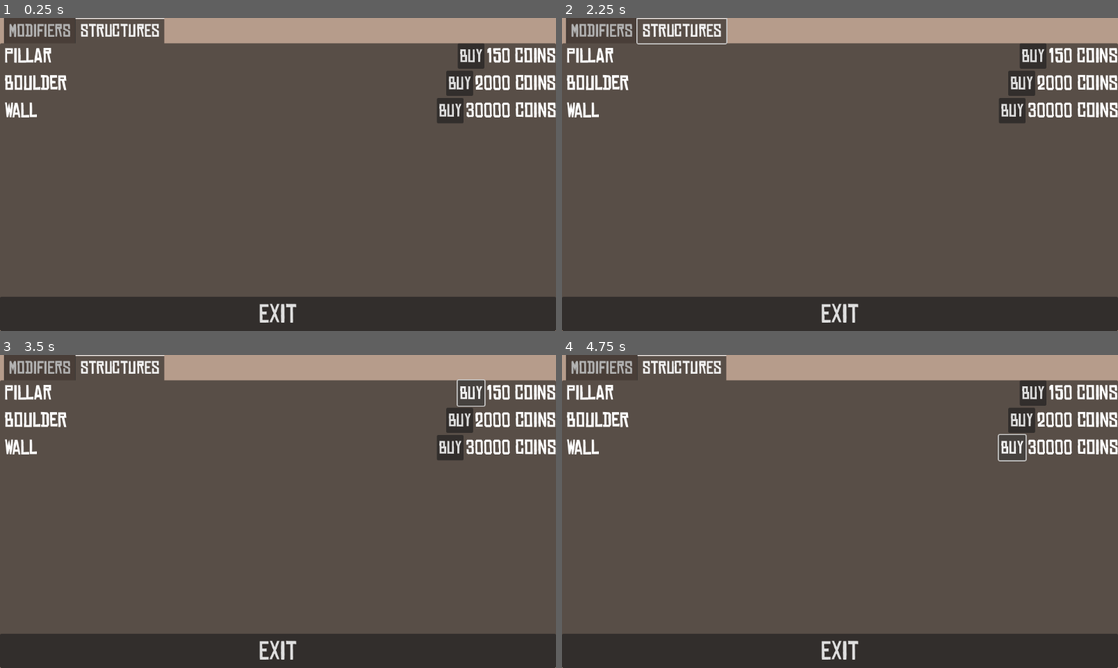
Above: before the commit, frames 1-4 (two rows, left to right).
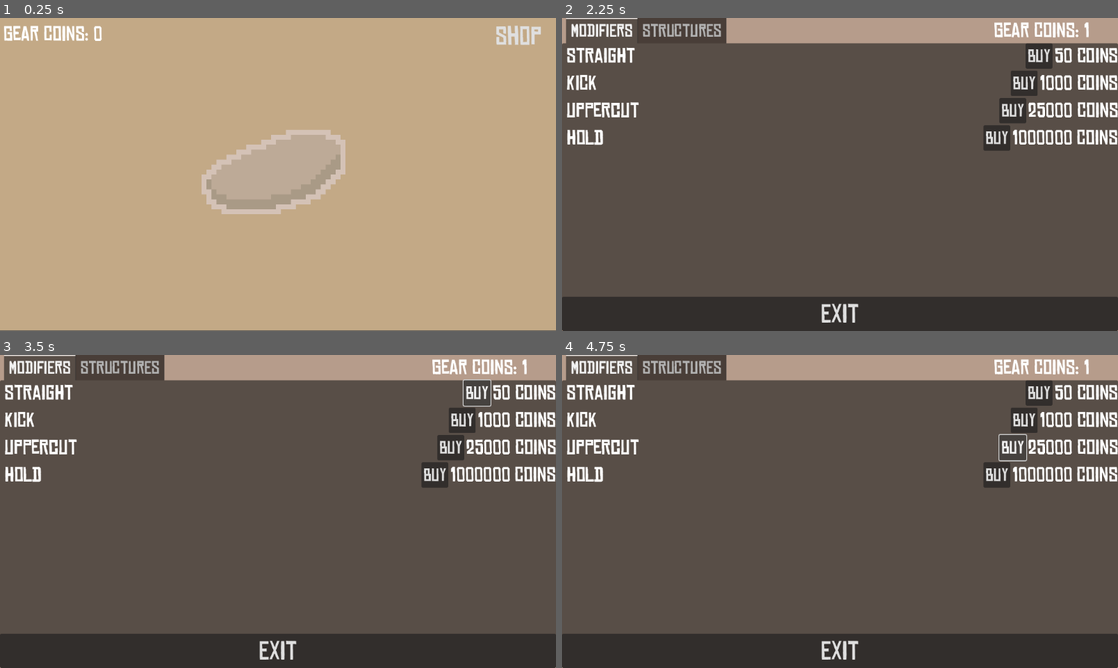
Above: after the commit, the same moments.

Repository: Warladd/Rockle
Game: Godot game, scene res://scenes/screens/prototype.tscn
Same seed, same stepped clock (60 frames per second), same inputs: the game is played once before the commit and once after it.
Inputs (mouse positions are in pixels of both pictures, inside the frame that each line leads up to):
- Up to frame 1 (0.25 s): no input
- Up to frame 2 (2.25 s): click (1034, 55) at 0.5 s, where only the run before the commit has a clickable "Buy"; click (840, 168) at 1.25 s; click "Shop" at 2 s
- Up to frame 3 (3.5 s): click "Buy" at 2.75 s
- Up to frame 4 (4.75 s): click "Buy" at 3.5 s; click "Buy" at 4.25 s

The runs differ from the first frame. In frame 1, 95% of the frame differs, in the area x 0-100%, y 0-100%; in frame 2, 4.5%; in frame 3, 4.4%; in frame 4, 4.5%.
Error before the commit: Parse Error: Value of type "String" cannot be assigned to a variable of type "Texture2D". (res://scripts/main.gd:103)

Commit message:
finished prototype!
Added art, made pressing a button do cool animation, added save system.
Next I'm going to add randomized sparks when clicking on the rock and sfx.

Diff:
--- a/project.godot
+++ b/project.godot
@@ -15,12 +15,24 @@
 config/features=PackedStringArray("4.2", "Mobile")
 config/icon="res://icon.svg"
 
+[autoload]
+
+SaveSystem="*res://scripts/savesystem.gd"
+
 [display]
 
 window/size/viewport_width=1120
 window/size/viewport_height=630
 window/stretch/mode="viewport"
 
+[input]
+
+esc={
+"deadzone": 0.5,
+"events": [Object(InputEventKey,"resource_local_to_scene":false,"resource_name":"","device":-1,"window_id":0,"alt_pressed":false,"shift_pressed":false,"ctrl_pressed":false,"meta_pressed":false,"pressed":false,"keycode":0,"physical_keycode":4194305,"key_label":0,"unicode":0,"echo":false,"script":null)
+]
+}
+
 [rendering]
 
 textures/canvas_textures/default_texture_filter=0
--- a/scenes/screens/prototype.tscn
+++ b/scenes/screens/prototype.tscn
@@ -1,15 +1,17 @@
-[gd_scene load_steps=6 format=3 uid="uid://dtw6obm6lmpng"]
+[gd_scene load_steps=7 format=3 uid="uid://dtw6obm6lmpng"]
 
 [ext_resource type="Script" path="res://scripts/main.gd" id="1_p6lbv"]
 [ext_resource type="FontFile" uid="uid://duatcmyng8p2d" path="res://assets/fonts/chinese rocks rg.otf" id="2_ag7yq"]
 [ext_resource type="LabelSettings" uid="uid://xd8rgjv5gtlp" path="res://resources/standard_label_settings.tres" id="2_eh6vp"]
-[ext_resource type="Texture2D" uid="uid://blq6w0xknc3ma" path="res://assets/structures/disk.png" id="4_4vul1"]
-[ext_resource type="Texture2D" uid="uid://c3ciqui60acws" path="res://assets/structures/disk_bigger.png" id="5_hf221"]
-
-[node name="Prototype" type="Node2D" node_paths=PackedStringArray("gear_label", "shop", "shop_button", "straight_label", "kick_label", "uppercut_label", "hold_label", "click_button")]
+[ext_resource type="Texture2D" uid="uid://blq6w0xknc3ma" path="res://assets/structures/normal/disk.png" id="4_4vul1"]
+[ext_resource type="Texture2D" uid="uid://dboukh73baip7" path="res://assets/structures/click/disk_click.png" id="5_14ibi"]
+[ext_resource type="Texture2D" uid="uid://c3ciqui60acws" path="res://assets/structures/hover/disk_bigger.png" id="5_hf221"]
+
+[node name="Prototype" type="Node2D" node_paths=PackedStringArray("gear_label", "shop_label_1", "shop_label_2", "shop", "shop_button", "straight_label", "kick_label", "uppercut_label", "hold_label", "click_button", "disk_button", "pillar_button", "boulder_button", "wall_button")]
 script = ExtResource("1_p6lbv")
-gear_coins = null
 gear_label = NodePath("Label")
+shop_label_1 = NodePath("Shop/TabContainer/Modifiers/Label")
+shop_label_2 = NodePath("Shop/TabContainer/Structures/Label2")
 shop = NodePath("Shop")
 shop_button = NodePath("ShopButton")
 straight_label = NodePath("Shop/TabContainer/Modifiers/VBoxContainer/HBoxContainer/Label2")
@@ -17,6 +19,10 @@
 uppercut_label = NodePath("Shop/TabContainer/Modifiers/VBoxContainer/HBoxContainer3/Label2")
 hold_label = NodePath("Shop/TabContainer/Modifiers/VBoxContainer/HBoxContainer4/Label2")
 click_button = NodePath("TextureButton")
+disk_button = NodePath("Shop/TabContainer/Structures/VBoxContainer/HBoxContainer4/diskartonlineButton")
+pillar_button = NodePath("Shop/TabContainer/Structures/VBoxContainer/HBoxContainer/PillartButton")
+boulder_button = NodePath("Shop/TabContainer/Structures/VBoxContainer/HBoxContainer2/BoulderButton")
+wall_button = NodePath("Shop/TabContainer/Structures/VBoxContainer/HBoxContainer3/WallButton")
 
 [node name="ColorRect" type="ColorRect" parent="."]
 anchors_preset = 15
@@ -25,13 +31,14 @@
 offset_left = -3.0
 offset_top = -1.0
 offset_right = 1094.0
-offset_bottom = 585.0
+offset_bottom = 587.0
 grow_horizontal = 2
 grow_vertical = 2
 scale = Vector2(1.02328, 1.07143)
 color = Color(0.763402, 0.662191, 0.524054, 1)
 
 [node name="Shop" type="CanvasLayer" parent="."]
+visible = false
 
 [node name="ColorRect" type="ColorRect" parent="Shop"]
 anchors_preset = 15
@@ -51,12 +58,19 @@
 size_flags_vertical = 3
 theme_override_fonts/font = ExtResource("2_ag7yq")
 theme_override_font_sizes/font_size = 35
-current_tab = 1
 
 [node name="Modifiers" type="TabBar" parent="Shop/TabContainer"]
-visible = false
-layout_mode = 2
-theme_override_fonts/font = ExtResource("2_ag7yq")
+layout_mode = 2
+theme_override_fonts/font = ExtResource("2_ag7yq")
+
+[node name="Label" type="Label" parent="Shop/TabContainer/Modifiers"]
+layout_mode = 2
+offset_left = 870.0
+offset_top = -50.0
+offset_right = 1069.0
+offset_bottom = -2.0
+text = "Gear Coins: 0"
+label_settings = ExtResource("2_eh6vp")
 
 [node name="VBoxContainer" type="VBoxContainer" parent="Shop/TabContainer/Modifiers"]
 layout_mode = 1
@@ -167,8 +181,18 @@
 text = "Exit"
 
 [node name="Structures" type="TabBar" parent="Shop/TabContainer"]
-layout_mode = 2
-theme_override_fonts/font = ExtResource("2_ag7yq")
+visible = false
+layout_mode = 2
+theme_override_fonts/font = ExtResource("2_ag7yq")
+
+[node name="Label2" type="Label" parent="Shop/TabContainer/Structures"]
+layout_mode = 2
+offset_left = 870.0
+offset_top = -51.0
+offset_right = 1069.0
+offset_bottom = -3.0
+text = "Gear Coins: 0"
+label_settings = ExtResource("2_eh6vp")
 
 [node name="VBoxContainer" type="VBoxContainer" parent="Shop/TabContainer/Structures"]
 layout_mode = 1
@@ -177,6 +201,33 @@
 anchor_bottom = 1.0
 grow_horizontal = 2
 grow_vertical = 2
+
+[node name="HBoxContainer4" type="HBoxContainer" parent="Shop/TabContainer/Structures/VBoxContainer"]
+layout_mode = 2
+size_flags_vertical = 0
+
+[node name="Label" type="Label" parent="Shop/TabContainer/Structures/VBoxContainer/HBoxContainer4"]
+layout_mode = 2
+size_flags_horizontal = 3
+theme_override_colors/font_color = Color(0.180005, 0.180005, 0.180005, 1)
+text = " Disk"
+label_settings = ExtResource("2_eh6vp")
+
+[node name="diskartonlineButton" type="Button" parent="Shop/TabContainer/Structures/VBoxContainer/HBoxContainer4"]
+layout_mode = 2
+size_flags_horizontal = 8
+theme_override_fonts/font = ExtResource("2_ag7yq")
+theme_override_font_sizes/font_size = 35
+text = "Use"
+
+[node name="Label2" type="Label" parent="Shop/TabContainer/Structures/VBoxContainer/HBoxContainer4"]
+visible = false
+layout_mode = 2
+size_flags_horizontal = 8
+text = "150 Coins"
+label_settings = ExtResource("2_eh6vp")
+horizontal_alignment = 2
+vertical_alignment = 1
 
 [node name="HBoxContainer" type="HBoxContainer" parent="Shop/TabContainer/Structures/VBoxContainer"]
 layout_mode = 2
@@ -278,6 +329,7 @@
 grow_vertical = 2
 scale = Vector2(2.5, 2.5)
 texture_normal = ExtResource("4_4vul1")
+texture_pressed = ExtResource("5_14ibi")
 texture_hover = ExtResource("5_hf221")
 stretch_mode = 3
 
@@ -294,14 +346,27 @@
 text = "Shop"
 flat = true
 
+[node name="StructureTimer" type="Timer" parent="."]
+wait_time = 0.5
+autostart = true
+
+[node name="SaveTimer" type="Timer" parent="."]
+wait_time = 60.0
+autostart = true
+
 [connection signal="pressed" from="Shop/TabContainer/Modifiers/VBoxContainer/HBoxContainer/StraightButton" to="." method="_on_straight_button_pressed"]
 [connection signal="pressed" from="Shop/TabContainer/Modifiers/VBoxContainer/HBoxContainer2/KickButton" to="." method="_on_kick_button_pressed"]
 [connection signal="pressed" from="Shop/TabContainer/Modifiers/VBoxContainer/HBoxContainer3/UppercutButton" to="." method="_on_uppercut_button_pressed"]
 [connection signal="pressed" from="Shop/TabContainer/Modifiers/VBoxContainer/HBoxContainer4/HoldButton" to="." method="_on_hold_button_pressed"]
 [connection signal="pressed" from="Shop/TabContainer/Modifiers/VBoxContainer/ExitShopButton" to="." method="_on_exit_shop_button_pressed"]
+[connection signal="pressed" from="Shop/TabContainer/Structures/VBoxContainer/HBoxContainer4/diskartonlineButton" to="." method="_on_diskartonline_button_pressed"]
 [connection signal="pressed" from="Shop/TabContainer/Structures/VBoxContainer/HBoxContainer/PillartButton" to="." method="_on_pillart_button_pressed"]
+[connection signal="pressed" from="Shop/TabContainer/Structures/VBoxContainer/HBoxContainer2/BoulderButton" to="." method="_on_boulder_button_pressed"]
+[connection signal="pressed" from="Shop/TabContainer/Structures/VBoxContainer/HBoxContainer3/WallButton" to="." method="_on_wall_button_pressed"]
 [connection signal="pressed" from="Shop/TabContainer/Structures/VBoxContainer/ExitShopButton" to="." method="_on_exit_shop_button_pressed"]
 [connection signal="focus_entered" from="TextureButton" to="." method="_on_texture_button_focus_entered"]
 [connection signal="focus_exited" from="TextureButton" to="." method="_on_texture_button_focus_exited"]
 [connection signal="pressed" from="TextureButton" to="." method="_on_texture_button_pressed"]
 [connection signal="pressed" from="ShopButton" to="." method="_on_button_pressed"]
+[connection signal="timeout" from="StructureTimer" to="." method="_on_structure_timer_timeout"]
+[connection signal="timeout" from="SaveTimer" to="." method="_on_save_timer_timeout"]
--- a/scripts/main.gd
+++ b/scripts/main.gd
@@ -1,8 +1,9 @@
 extends Node2D
-@export var gear_coins : int = 0
-var gear_amount : int = 1
+var constant_gears : int = 0
 @export_group("Nodes")
 @export var gear_label : Label
+@export var shop_label_1 : Label
+@export var shop_label_2 : Label
 @export var shop : CanvasLayer
 @export var shop_button : Button
 @export var straight_label : Label
@@ -10,95 +11,209 @@
 @export var uppercut_label : Label
 @export var hold_label : Label
 @export var click_button : TextureButton
-
-# Modifiers
-var straight : int = 0
-var kick : int = 0
-var upper : int = 0
-var hold : int = 0
-
-# Structure
-var structure = "disk"
-
-# Cost
-var straight_cost : int = 5
-var kick_cost : int = 100
-var upper_cost : int = 1000
-var hold_cost : int = 25000
-
-var pillar_cost : int = 150
-var boulder_cost : int = 2000
-var wall_cost : int = 30000
+@export var disk_button : Button
+@export var pillar_button : Button
+@export var pillar_label : Label
+@export var boulder_button : Button
+@export var boulder_label : Label
+@export var wall_button : Button
+@export var wall_label : Label
 
 # Called when the node enters the scene tree for the first time.
 func _ready() -> void:
 	shop.hide()
-	gear_amount = 1
-	if straight > 0:
-		gear_amount += straight
-	if kick > 0:
-		gear_amount += kick * 2
-	if upper > 0:
-		gear_amount += upper * 5
-	if hold > 0:
-		gear_amount += hold * 20
+	SaveSystem.load_game()
+	straight_label.text = str(SaveSystem.save_game.straight_cost) + " " + "Coins"
+	kick_label.text = str(SaveSystem.save_game.kick_cost) + " " + "Coins"
+	uppercut_label.text = str(SaveSystem.save_game.upper_cost) + " " + "Coins"
+	hold_label.text = str(SaveSystem.save_game.hold_cost) + " " + "Coins"
+	if SaveSystem.save_game.pillar:
+		pillar_label.hide()
+	if SaveSystem.save_game.boulder:
+		boulder_label.hide()
+	if SaveSystem.save_game.wall:
+		wall_label.hide()
+	if SaveSystem.save_game.structure == "disk":
+		click_button.texture_normal = load("res://assets/structures/normal/disk.png")
+		click_button.texture_hover = load("res://assets/structures/hover/disk_bigger.png")
+		click_button.texture_pressed = load("res://assets/structures/click/disk_click.png")
+		constant_gears = 0
+	elif SaveSystem.save_game.structure == "pillar":
+		click_button.texture_normal = load("res://assets/structures/normal/pillar.png")
+		click_button.texture_hover = load("res://assets/structures/hover/pillar_bigger.png")
+		click_button.texture_pressed = load("res://assets/structures/click/pillar_click.png")
+		constant_gears = 1
+	elif SaveSystem.save_game.structure == "boulder":
+		click_button.texture_normal = load("res://assets/structures/normal/boulder.png")
+		click_button.texture_hover = load("res://assets/structures/hover/boulder_bigger.png")
+		click_button.texture_pressed = load("res://assets/structures/click/boulder_click.png")
+		constant_gears = 5
+	elif SaveSystem.save_game.structure == "wall":
+		click_button.texture_normal = load("res://assets/structures/normal/wall.png")
+		click_button.texture_hover = load("res://assets/structures/hover/wall_bigger.png")
+		click_button.texture_pressed = load("res://assets/structures/click/wall_click.png")
+		constant_gears = 100
 
 # Called every frame. 'delta' is the elapsed time since the previous frame.
 func _process(_delta) -> void:
-	pass
+	if SaveSystem.save_game.structure == "disk":
+		disk_button.text = "Equipped"
+		disk_button.add_theme_color_override("Font Color", Color("2e2e2e"))
+		if SaveSystem.save_game.pillar:
+			pillar_button.text = "Use"
+		if SaveSystem.save_game.boulder:
+			boulder_button.text = "Use"
+		if SaveSystem.save_game.wall:
+			wall_button.text = "Use"
+	elif SaveSystem.save_game.structure == "pillar":
+		pillar_button.text = "Equipped"
+		pillar_button.add_theme_color_override("Font Color", Color("2e2e2e"))
+		disk_button.text = "Use"
+		if SaveSystem.save_game.boulder:
+			boulder_button.text = "Use"
+		if SaveSystem.save_game.wall:
+			wall_button.text = "Use"
+	elif SaveSystem.save_game.structure == "boulder":
+		boulder_button.text = "Equipped"
+		boulder_button.add_theme_color_override("Font Color", Color("2e2e2e"))
+		if SaveSystem.save_game.pillar:
+			pillar_button.text = "Use"
+		disk_button.text = "Use"
+		if SaveSystem.save_game.wall:
+			wall_button.text = "Use"
+	elif SaveSystem.save_game.structure == "wall":
+		wall_button.text = "Equipped"
+		wall_button.add_theme_color_override("Font Color", Color("2e2e2e"))
+		if SaveSystem.save_game.pillar:
+			pillar_button.text = "Use"
+		if SaveSystem.save_game.boulder:
+			boulder_button.text = "Use"
+		disk_button.text = "Use"
+
+func _input(event) -> void:
+	if event.is_action_pressed("esc"):
+		get_tree().quit(0)
 
 func _on_texture_button_pressed() -> void:
-	gear_coins += gear_amount
-	gear_label.text = "Gear Coins: " + str(gear_coins)
+	SaveSystem.save_game.gear_coins += SaveSystem.save_game.gear_amount
+	gear_label.text = "Gear Coins: " + str(SaveSystem.save_game.gear_coins)
 
 func _on_button_pressed() -> void:
 	shop.show()
-
-func _on_straight_button_pressed():
-	if gear_coins >= straight_cost:
-		gear_coins -= straight_cost
-		straight_cost *= 2
-		straight_cost = roundi(straight_cost)
-		straight_label.text = str(straight_cost) + " " + "Coins"
-		gear_amount += 1
-		straight += 1
-		gear_label.text = "Gear Coins: " + str(gear_coins)
-
-func _on_kick_button_pressed():
-	if gear_coins >= kick_cost:
-		gear_coins -= kick_cost
-		kick_cost *= 2.5
-		kick_cost = roundi(kick_cost)
-		kick_label.text = str(kick_cost) + " " + "Coins"
-		gear_amount += 5
-		kick += 1
-		gear_label.text = "Gear Coins: " + str(gear_coins)
-
-func _on_uppercut_button_pressed():
-	if gear_coins >= upper_cost:
-		gear_coins -= upper_cost
-		upper_cost *= 2
-		upper_cost = roundi(upper_cost)
-		uppercut_label.text = str(upper_cost) + " " + "Coins"
-		gear_amount += 50
-		upper += 1
-		gear_label.text = "Gear Coins: " + str(gear_coins)
-
-func _on_hold_button_pressed():
-	if gear_coins >= hold_cost:
-		gear_coins -= hold_cost
-		hold_cost *= 1.5
-		hold_cost = roundi(hold_cost)
-		hold_label.text = str(hold_cost) + " " + "Coins"
-		gear_amount += 1200
-		hold += 1
-		gear_label.text = "Gear Coins: " + str(gear_coins)
+	shop_label_1.text = "Gear Coins: " + str(SaveSystem.save_game.gear_coins)
+	shop_label_2.text = "Gear Coins: " + str(SaveSystem.save_game.gear_coins)
+
+func _on_straight_button_pressed() -> void:
+	if SaveSystem.save_game.gear_coins >= SaveSystem.save_game.straight_cost:
+		SaveSystem.save_game.gear_coins -= SaveSystem.save_game.straight_cost
+		SaveSystem.save_game.straight_cost *= 2
+		SaveSystem.save_game.straight_cost = roundi(SaveSystem.save_game.straight_cost)
+		straight_label.text = str(SaveSystem.save_game.straight_cost) + " " + "Coins"
+		SaveSystem.save_game.gear_amount += 1
+		gear_label.text = "Gear Coins: " + str(SaveSystem.save_game.gear_coins)
+		shop_label_1.text = "Gear Coins: " + str(SaveSystem.save_game.gear_coins)
+		shop_label_2.text = "Gear Coins: " + str(SaveSystem.save_game.gear_coins)
+		SaveSystem.saving()
+
+func _on_kick_button_pressed() -> void:
+	if SaveSystem.save_game.gear_coins >= SaveSystem.save_game.kick_cost:
+		SaveSystem.save_game.gear_coins -= SaveSystem.save_game.kick_cost
+		SaveSystem.save_game.kick_cost *= 2.5
+		SaveSystem.save_game.kick_cost = roundi(SaveSystem.save_game.kick_cost)
+		kick_label.text = str(SaveSystem.save_game.kick_cost) + " " + "Coins"
+		SaveSystem.save_game.gear_amount += 5
+		gear_label.text = "Gear Coins: " + str(SaveSystem.save_game.gear_coins)
+		shop_label_1.text = "Gear Coins: " + str(SaveSystem.save_game.gear_coins)
+		shop_label_2.text = "Gear Coins: " + str(SaveSystem.save_game.gear_coins)
+		SaveSystem.saving()
+
+func _on_uppercut_button_pressed() -> void:
+	if SaveSystem.save_game.gear_coins >= SaveSystem.save_game.upper_cost:
+		SaveSystem.save_game.gear_coins -= SaveSystem.save_game.upper_cost
+		SaveSystem.save_game.upper_cost *= 2
+		SaveSystem.save_game.upper_cost = roundi(SaveSystem.save_game.upper_cost)
+		uppercut_label.text = str(SaveSystem.save_game.upper_cost) + " " + "Coins"
+		SaveSystem.save_game.gear_amount += 50
+		gear_label.text = "Gear Coins: " + str(SaveSystem.save_game.gear_coins)
+		shop_label_1.text = "Gear Coins: " + str(SaveSystem.save_game.gear_coins)
+		shop_label_2.text = "Gear Coins: " + str(SaveSystem.save_game.gear_coins)
+		SaveSystem.saving()
+
+func _on_hold_button_pressed() -> void:
+	if SaveSystem.save_game.gear_coins >= SaveSystem.save_game.hold_cost:
+		SaveSystem.save_game.gear_coins -= SaveSystem.save_game.hold_cost
+		SaveSystem.save_game.hold_cost *= 1.5
+		SaveSystem.save_game.hold_cost = roundi(SaveSystem.save_game.hold_cost)
+		hold_label.text = str(SaveSystem.save_game.hold_cost) + " " + "Coins"
+		SaveSystem.save_game.gear_amount += 1200
+		gear_label.text = "Gear Coins: " + str(SaveSystem.save_game.gear_coins)
+		shop_label_1.text = "Gear Coins: " + str(SaveSystem.save_game.gear_coins)
+		shop_label_2.text = "Gear Coins: " + str(SaveSystem.save_game.gear_coins)
+		SaveSystem.saving()
 
 func _on_exit_shop_button_pressed():
 	shop.visible = false
 
 func _on_pillart_button_pressed():
-	if gear_coins >= pillar_cost:
-		gear_coins -= pillar_cost
-		click_button.texture_normal = "res://assets/structures/pillar.png"
-		click_button.texture_hover = "res://assets/structures/pillar_bigger.png"
+	if SaveSystem.save_game.gear_coins >= SaveSystem.save_game.pillar_cost or SaveSystem.save_game.pillar:
+		if !SaveSystem.save_game.pillar:
+			SaveSystem.save_game.gear_coins -= SaveSystem.save_game.pillar_cost
+			SaveSystem.save_game.pillar = true
+			shop_label_1.text = "Gear Coins: " + str(SaveSystem.save_game.gear_coins)
+			shop_label_2.text = "Gear Coins: " + str(SaveSystem.save_game.gear_coins)
+			pillar_label.hide()
+		click_button.texture_normal = load("res://assets/structures/normal/pillar.png")
+		click_button.texture_hover = load("res://assets/structures/hover/pillar_bigger.png")
+		click_button.texture_pressed = load("res://assets/structures/click/pillar_click.png")
+		constant_gears = 1
+		SaveSystem.save_game.structure = "pillar"
+		SaveSystem.saving()
+
+func _on_boulder_button_pressed() -> void:
+	if SaveSystem.save_game.gear_coins >= SaveSystem.save_game.boulder_cost or SaveSystem.save_game.boulder:
+		if !SaveSystem.save_game.boulder:
+			SaveSystem.save_game.gear_coins -= SaveSystem.save_game.boulder_cost
+			SaveSystem.save_game.boulder = true
+			shop_label_1.text = "Gear Coins: " + str(SaveSystem.save_game.gear_coins)
+			shop_label_2.text = "Gear Coins: " + str(SaveSystem.save_game.gear_coins)
+			boulder_label.hide()
+		click_button.texture_normal = load("res://assets/structures/normal/boulder.png")
+		click_button.texture_hover = load("res://assets/structures/hover/boulder_bigger.png")
+		click_button.texture_pressed = load("res://assets/structures/click/boulder_click.png")
+		constant_gears = 5
+		SaveSystem.save_game.structure = "boulder"
+		SaveSystem.saving()
+
+func _on_wall_button_pressed() -> void:
+	if SaveSystem.save_game.gear_coins >= SaveSystem.save_game.wall_cost or SaveSystem.save_game.wall:
+		if !SaveSystem.save_game.wall:
+			SaveSystem.save_game.gear_coins -= SaveSystem.save_game.wall_cost
+			SaveSystem.save_game.wall = true
+			shop_label_1.text = "Gear Coins: " + str(SaveSystem.save_game.gear_coins)
+			shop_label_2.text = "Gear Coins: " + str(SaveSystem.save_game.gear_coins)
+			wall_label.hide()
+			SaveSystem.saving()
+		click_button.texture_normal = load("res://assets/structures/normal/wall.png")
+		click_button.texture_hover = load("res://assets/structures/hover/wall_bigger.png")
+		click_button.texture_pressed = load("res://assets/structures/click/wall_click.png")
+		constant_gears = 100
+		SaveSystem.save_game.structure = "wall"
+		SaveSystem.saving()
+
+func _on_diskartonline_button_pressed() -> void:
+	click_button.texture_normal = load("res://assets/structures/normal/disk.png")
+	click_button.texture_hover = load("res://assets/structures/hover/disk_bigger.png")
+	click_button.texture_pressed = load("res://assets/structures/click/disk_click.png")
+	constant_gears = 0
+	SaveSystem.save_game.structure = "disk"
+
+
+func _on_structure_timer_timeout():
+	SaveSystem.save_game.gear_coins += constant_gears
+	gear_label.text = "Gear Coins: " + str(SaveSystem.save_game.gear_coins)
+	shop_label_1.text = "Gear Coins: " + str(SaveSystem.save_game.gear_coins)
+	shop_label_2.text = "Gear Coins: " + str(SaveSystem.save_game.gear_coins)
+
+
+func _on_save_timer_timeout():
+	SaveSystem.saving()
--- /dev/null
+++ b/scripts/savesystem.gd
@@ -0,0 +1,25 @@
+extends Node
+
+var save_game := SaveFile.new()
+
+func saving() -> void:
+	var err
+	if OS.has_feature("standalone"):
+		err = ResourceSaver.save(save_game, "user://savegame.res")
+	else:
+		err = ResourceSaver.save(save_game, "user://savegame.tres")
+	if err != OK:
+		print("Save Game Error: ", err)
+
+func load_game() -> void:
+	if !FileAccess.file_exists("user://savegame.tres") and !FileAccess.file_exists("user://savegame.res"):
+		return
+
+	if OS.has_feature("standalone"):
+		save_game = ResourceLoader.load("user://savegame.res")
+	else:
+		save_game = ResourceLoader.load("user://savegame.tres")
+
+func restart() -> void:
+	save_game = SaveFile.new()
+	saving()
--- /dev/null
+++ b/scripts/variables.gd
@@ -0,0 +1,21 @@
+extends Resource
+class_name SaveFile
+
+var gear_coins : int = 0
+var gear_amount : int = 1
+
+# Structures
+var structure = "disk"
+var pillar : bool = false
+var boulder : bool = false
+var wall : bool = false
+
+# Cost
+var straight_cost : int = 50
+var kick_cost : int = 1000
+var upper_cost : int = 25000
+var hold_cost : int = 1000000
+
+var pillar_cost : int = 150
+var boulder_cost : int = 2000
+var wall_cost : int = 30000
Binary file added: assets/structures/click/boulder_click.png
Not shown, changed: assets/structures/click/boulder_click.png.import
Binary file added: assets/structures/click/disk_click.png
Not shown, changed: assets/structures/click/disk_click.png.import
Binary file added: assets/structures/click/pillar_click.png
Not shown, added: assets/structures/click/pillar_click.png.import
Binary file added: assets/structures/click/wall_click.png
Not shown, added: assets/structures/click/wall_click.png.import
Renamed: assets/structures/boulder_bigger.png -> assets/structures/hover/boulder_bigger.png
Not shown, changed: assets/structures/hover/boulder_bigger.png.import
Renamed: assets/structures/disk_bigger.png -> assets/structures/hover/disk_bigger.png
Not shown, added: assets/structures/hover/disk_bigger.png.import
(and 12 more such lines)
